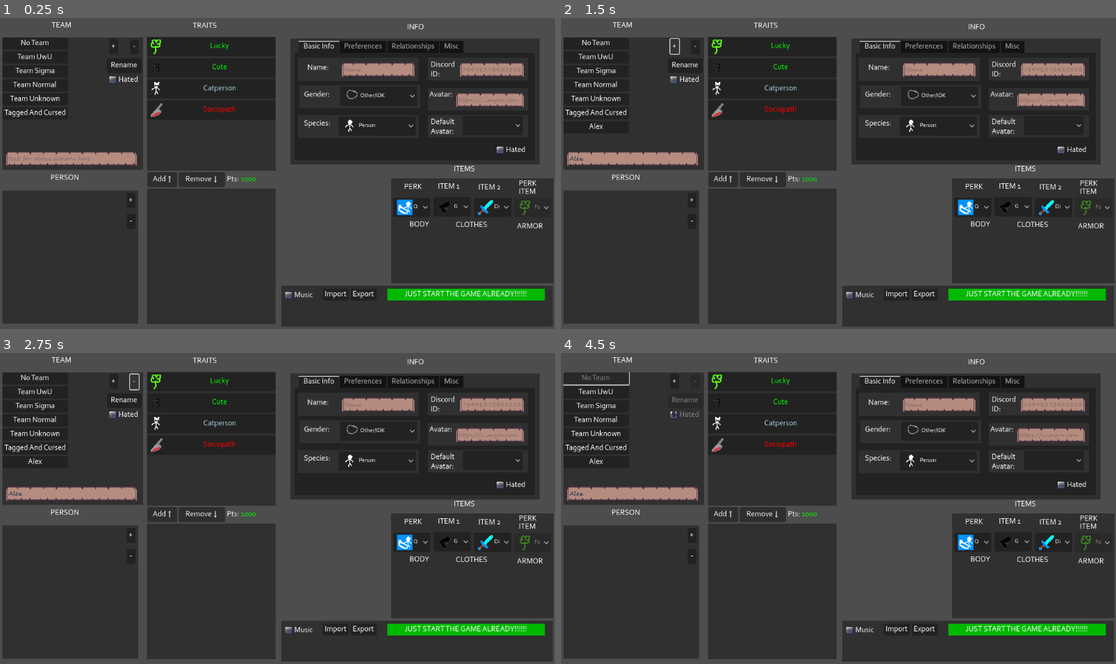
Above: before the commit, frames 1-4 (two rows, left to right).
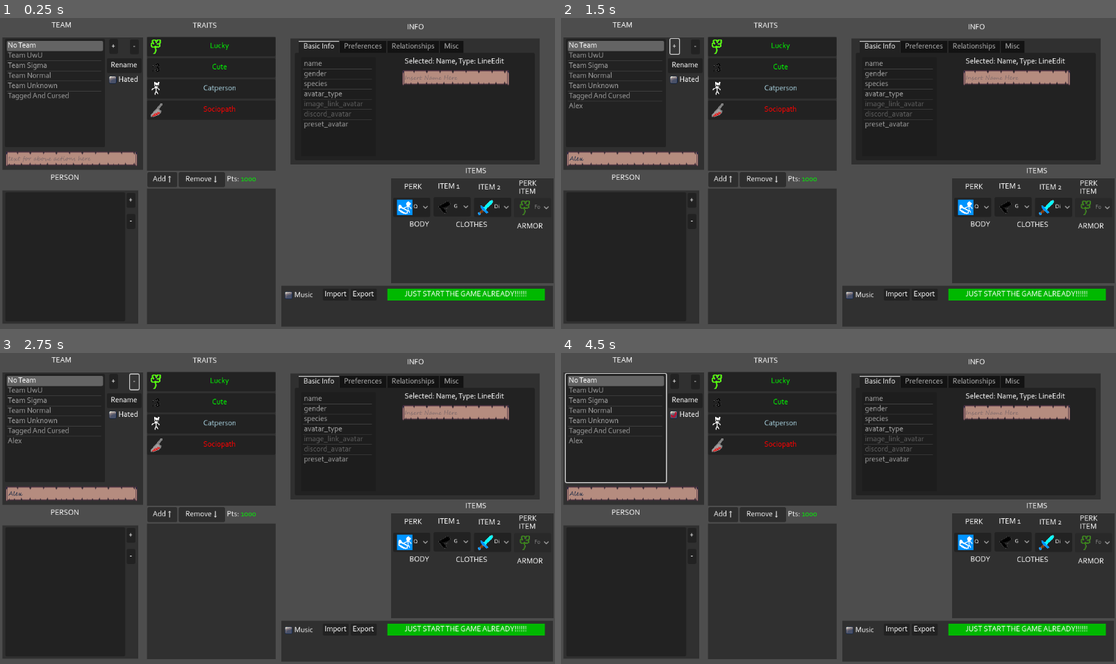
Above: after the commit, the same moments.

Repository: pivinx1/the-progressbar-games
Game: Godot game, scene res://main.tscn
The game is run twice, just before and just after one commit, with the same random seed, the same clock (stepped at 60 frames per second) and the same inputs.
Inputs (mouse positions are in pixels of both pictures, inside the frame that each line leads up to):
- Up to frame 1 (0.25 s): no input
- Up to frame 2 (1.5 s): click (633, 157) at 0.52 s; type "Alex" at 0.6 s; click "+" at 1.25 s
- Up to frame 3 (2.75 s): click "-" at 2 s
- Up to frame 4 (4.5 s): click "Rename" at 2.75 s; click "Hated" at 3.5 s; click (594, 377) at 4.25 s, where only the run before the commit has a clickable "No Team"

The runs differ from the first frame. In frame 1, 4.3% of the frame differs, in the area x 0-95%, y 6-50%; in frame 2, 4.3%; in frame 3, 4.3%; in frame 4, 4.7%.

Commit message:
change from btns to lists

Diff:
--- a/main.tscn
+++ b/main.tscn
@@ -1,33 +1,18 @@
-[gd_scene load_steps=39 format=3 uid="uid://cxayalg56lxxq"]
+[gd_scene load_steps=23 format=3 uid="uid://cxayalg56lxxq"]
 
 [ext_resource type="Theme" uid="uid://b48hn2nvb4mhj" path="res://other/theme.tres" id="1_2u7vi"]
 [ext_resource type="Script" path="res://things.gd" id="2_2cr7n"]
-[ext_resource type="Texture2D" uid="uid://31saiowboqgh" path="res://images/male.png" id="2_qeaqh"]
 [ext_resource type="Script" path="res://traits.gd" id="3_7333d"]
 [ext_resource type="Script" path="res://members.gd" id="3_dln3n"]
 [ext_resource type="Script" path="res://teams.gd" id="3_wo6sl"]
-[ext_resource type="Texture2D" uid="uid://bqbfuromqryhh" path="res://images/female.png" id="3_yf4do"]
-[ext_resource type="Texture2D" uid="uid://b5w0bttkryivs" path="res://images/idk.png" id="4_mg07t"]
-[ext_resource type="Texture2D" uid="uid://cpw0f35cx2kd6" path="res://images/avatars/gray.png" id="5_36jah"]
 [ext_resource type="Texture2D" uid="uid://c2gkvgoc4gp16" path="res://images/person.png" id="5_lwbbt"]
 [ext_resource type="Texture2D" uid="uid://bkjmqf5tm7bir" path="res://images/catperson.png" id="6_l56d8"]
-[ext_resource type="Texture2D" uid="uid://dim0wgducy7xo" path="res://images/avatars/navy.png" id="6_oedxc"]
 [ext_resource type="Texture2D" uid="uid://dnnu82chyhdiy" path="res://images/furry.png" id="7_7fwap"]
-[ext_resource type="Texture2D" uid="uid://s7ctfqm6cwq6" path="res://images/avatars/blue.png" id="7_bjr07"]
-[ext_resource type="Texture2D" uid="uid://48vfuhn0s2o6" path="res://images/avatars/cyan.png" id="8_mf7rg"]
 [ext_resource type="Texture2D" uid="uid://dgohcvosvnhwf" path="res://images/proto.png" id="8_mwu7c"]
-[ext_resource type="Texture2D" uid="uid://ck8742qs25tc8" path="res://images/avatars/green.png" id="9_7kniw"]
 [ext_resource type="Texture2D" uid="uid://xmxpsjdtfclu" path="res://images/metro_fuck_yeah.png" id="9_d8h0m"]
 [ext_resource type="Texture2D" uid="uid://dgoc61l8cjudm" path="res://images/ew_aero.png" id="10_47ptm"]
-[ext_resource type="Texture2D" uid="uid://byhya3eb81vt3" path="res://images/avatars/olive.png" id="10_btfx0"]
-[ext_resource type="Texture2D" uid="uid://btggeid0mu6xs" path="res://images/avatars/yellow.png" id="11_5pboc"]
 [ext_resource type="Texture2D" uid="uid://cti1n8v1jmei3" path="res://images/diamond_sword.png" id="11_44wdu"]
-[ext_resource type="Texture2D" uid="uid://l4elelcaox3q" path="res://images/avatars/orange.png" id="12_2c3jd"]
 [ext_resource type="Texture2D" uid="uid://ckhnaq3ycg7mx" path="res://images/gun.png" id="12_wce2d"]
-[ext_resource type="Texture2D" uid="uid://d3gf48qs5nlbj" path="res://images/avatars/red.png" id="13_kxh7q"]
-[ext_resource type="Texture2D" uid="uid://iioy2x3lyalj" path="res://images/avatars/pink.png" id="14_1m6qf"]
-[ext_resource type="Texture2D" uid="uid://dvg6s5xmpfick" path="res://images/avatars/purple.png" id="15_p8h8b"]
-[ext_resource type="Texture2D" uid="uid://djg40lxfwumle" path="res://images/avatars/defPic.jpg" id="16_pbcry"]
 [ext_resource type="Script" path="res://audio.gd" id="21_gfmm7"]
 [ext_resource type="Texture2D" uid="uid://dyb04iiv8j8by" path="res://images/perks/quickrevive.png" id="27_rnp5g"]
 [ext_resource type="Texture2D" uid="uid://cc0shm4fxc1js" path="res://images/perks/juggernog.png" id="28_f654x"]
@@ -36,19 +21,6 @@
 [ext_resource type="Texture2D" uid="uid://ddehj88d5otlh" path="res://images/lucky.png" id="31_bknid"]
 [ext_resource type="AudioStream" uid="uid://qa8t7bc2dryg" path="res://music/themeremix.mp3" id="33_ha7ra"]
 
-[sub_resource type="GDScript" id="GDScript_4jmkf"]
-script/source = "extends OptionButton
-
-
-# Called when the node enters the scene tree for the first time.
-func _ready():
-	pass # Replace with function body.
-
-
-# Called every frame. 'delta' is the elapsed time since the previous frame.
-	pass
-"
-
 [sub_resource type="StyleBoxFlat" id="StyleBoxFlat_pibdy"]
 bg_color = Color(0, 0.721569, 0, 1)
 
@@ -79,7 +51,7 @@
 team_text_box = NodePath("Text")
 remove_button = NodePath("Remove")
 rename_button = NodePath("Rename")
-team_box = NodePath("ScrollContainer/VBoxContainer")
+team_box = NodePath("ItemList")
 team_hated_box = NodePath("Hated")
 
 [node name="Add" type="Button" parent="Teams"]
@@ -122,17 +94,14 @@
 offset_bottom = 268.0
 placeholder_text = "text for above actions here"
 
-[node name="ScrollContainer" type="ScrollContainer" parent="Teams"]
-layout_mode = 0
-offset_right = 215.0
-offset_bottom = 235.0
-horizontal_scroll_mode = 0
-
-[node name="VBoxContainer" type="VBoxContainer" parent="Teams/ScrollContainer"]
-layout_mode = 2
-metadata/_edit_lock_ = true
-
-[node name="Person" type="Panel" parent="." node_paths=PackedStringArray("member_box")]
+[node name="ItemList" type="ItemList" parent="Teams"]
+layout_mode = 0
+offset_left = 5.0
+offset_top = 3.0
+offset_right = 213.0
+offset_bottom = 228.0
+
+[node name="Person" type="Panel" parent="." node_paths=PackedStringArray("member_box", "team_panel")]
 layout_mode = 1
 anchors_preset = 9
 anchor_bottom = 1.0
@@ -142,7 +111,8 @@
 offset_bottom = -11.0
 grow_vertical = 2
 script = ExtResource("3_dln3n")
-member_box = NodePath("ScrollContainer/VBoxContainer")
+member_box = NodePath("ItemList")
+team_panel = NodePath("../Teams")
 
 [node name="Add" type="Button" parent="Person"]
 layout_mode = 0
@@ -160,21 +130,12 @@
 offset_bottom = 80.0
 text = "-"
 
-[node name="ScrollContainer" type="ScrollContainer" parent="Person"]
-layout_mode = 1
-anchors_preset = 15
-anchor_right = 1.0
-anchor_bottom = 1.0
-offset_left = 5.0
-offset_right = -30.0
-grow_horizontal = 2
-grow_vertical = 2
-metadata/_edit_lock_ = true
-
-[node name="VBoxContainer" type="VBoxContainer" parent="Person/ScrollContainer"]
-clip_contents = true
-layout_mode = 2
-alignment = 1
+[node name="ItemList" type="ItemList" parent="Person"]
+layout_mode = 0
+offset_left = 6.0
+offset_top = 4.0
+offset_right = 255.0
+offset_bottom = 272.0
 
 [node name="SelectedTraits" type="Panel" parent="." node_paths=PackedStringArray("selected_trait_box", "unselected_trait_box")]
 layout_mode = 1
@@ -243,216 +204,38 @@
 [node name="Basic Info" type="Control" parent="InfoPanel/TabContainer"]
 layout_mode = 2
 
-[node name="NamePanel" type="Panel" parent="InfoPanel/TabContainer/Basic Info"]
-layout_mode = 0
-offset_left = 6.0
+[node name="List" type="ItemList" parent="InfoPanel/TabContainer/Basic Info"]
+layout_mode = 0
+offset_left = 13.0
+offset_top = 9.0
+offset_right = 168.0
+offset_bottom = 215.0
+item_count = 7
+item_0/text = "name"
+item_1/text = "gender"
+item_2/text = "species"
+item_3/text = "avatar_type"
+item_4/text = "image_link_avatar"
+item_4/disabled = true
+item_5/text = "discord_avatar"
+item_5/disabled = true
+item_6/text = "preset_avatar"
+
+[node name="Label" type="Label" parent="InfoPanel/TabContainer/Basic Info"]
+layout_mode = 0
+offset_left = 228.0
 offset_top = 10.0
-offset_right = 257.0
-offset_bottom = 59.0
-
-[node name="LineEdit" type="LineEdit" parent="InfoPanel/TabContainer/Basic Info/NamePanel"]
-layout_mode = 0
-offset_left = 91.0
-offset_top = 10.0
-offset_right = 243.0
-offset_bottom = 41.0
-placeholder_text = "Name"
-
-[node name="Label" type="Label" parent="InfoPanel/TabContainer/Basic Info/NamePanel"]
-layout_mode = 0
-offset_left = 20.0
-offset_top = 13.0
-offset_right = 82.0
-offset_bottom = 40.0
-text = "Name:"
-
-[node name="DiscordAvatar" type="Panel" parent="InfoPanel/TabContainer/Basic Info"]
-layout_mode = 0
-offset_left = 276.0
-offset_top = 10.0
-offset_right = 484.0
-offset_bottom = 57.0
-
-[node name="LineEdit" type="LineEdit" parent="InfoPanel/TabContainer/Basic Info/DiscordAvatar"]
-layout_mode = 0
-offset_left = 66.0
-offset_top = 10.0
-offset_right = 200.0
-offset_bottom = 41.0
-placeholder_text = "744913734358532296"
-
-[node name="Label" type="Label" parent="InfoPanel/TabContainer/Basic Info/DiscordAvatar"]
-layout_mode = 0
-offset_left = 6.0
-offset_top = 7.0
-offset_right = 68.0
-offset_bottom = 44.0
-text = "Discord
-ID:"
-
-[node name="Avatar" type="Panel" parent="InfoPanel/TabContainer/Basic Info"]
-layout_mode = 0
-offset_left = 276.0
-offset_top = 73.0
-offset_right = 484.0
-offset_bottom = 120.0
-
-[node name="LineEdit" type="LineEdit" parent="InfoPanel/TabContainer/Basic Info/Avatar"]
-layout_mode = 0
-offset_left = 58.0
-offset_top = 10.0
-offset_right = 200.0
-offset_bottom = 41.0
-placeholder_text = "https://i.imgur.com/cmiyeP5.png"
-
-[node name="Label" type="Label" parent="InfoPanel/TabContainer/Basic Info/Avatar"]
-layout_mode = 0
-offset_left = 3.0
-offset_top = 6.0
-offset_right = 55.0
-offset_bottom = 43.0
-text = "Avatar:"
-
-[node name="DefaultAvatar" type="Panel" parent="InfoPanel/TabContainer/Basic Info"]
-layout_mode = 0
-offset_left = 276.0
-offset_top = 129.0
-offset_right = 484.0
-offset_bottom = 176.0
-
-[node name="Label" type="Label" parent="InfoPanel/TabContainer/Basic Info/DefaultAvatar"]
-layout_mode = 0
-offset_left = 6.0
-offset_top = 7.0
-offset_right = 64.0
-offset_bottom = 44.0
-text = "Default
-Avatar:"
-
-[node name="OptionButton" type="OptionButton" parent="InfoPanel/TabContainer/Basic Info/DefaultAvatar"]
-layout_mode = 0
-offset_left = 73.0
-offset_top = 2.0
-offset_right = 197.0
-offset_bottom = 42.0
-clip_text = true
-item_count = 12
-fit_to_longest_item = false
-popup/item_0/text = "Grey"
-popup/item_0/icon = ExtResource("5_36jah")
-popup/item_0/id = 0
-popup/item_1/text = "Navy"
-popup/item_1/icon = ExtResource("6_oedxc")
-popup/item_1/id = 1
-popup/item_2/text = "Blue"
-popup/item_2/icon = ExtResource("7_bjr07")
-popup/item_2/id = 2
-popup/item_3/text = "Cyan"
-popup/item_3/icon = ExtResource("8_mf7rg")
-popup/item_3/id = 3
-popup/item_4/text = "Green"
-popup/item_4/icon = ExtResource("9_7kniw")
-popup/item_4/id = 4
-popup/item_5/text = "Olive"
-popup/item_5/icon = ExtResource("10_btfx0")
-popup/item_5/id = 5
-popup/item_6/text = "Yellow"
-popup/item_6/icon = ExtResource("11_5pboc")
-popup/item_6/id = 6
-popup/item_7/text = "Orange"
-popup/item_7/icon = ExtResource("12_2c3jd")
-popup/item_7/id = 7
-popup/item_8/text = "Red"
-popup/item_8/icon = ExtResource("13_kxh7q")
-popup/item_8/id = 8
-popup/item_9/text = "Pink"
-popup/item_9/icon = ExtResource("14_1m6qf")
-popup/item_9/id = 9
-popup/item_10/text = "Purple"
-popup/item_10/icon = ExtResource("15_p8h8b")
-popup/item_10/id = 10
-popup/item_11/text = "MGames"
-popup/item_11/icon = ExtResource("16_pbcry")
-popup/item_11/id = 11
-
-[node name="GenderPanel" type="Panel" parent="InfoPanel/TabContainer/Basic Info"]
-layout_mode = 0
-offset_left = 9.0
-offset_top = 67.0
-offset_right = 260.0
-offset_bottom = 115.0
-
-[node name="Label" type="Label" parent="InfoPanel/TabContainer/Basic Info/GenderPanel"]
-layout_mode = 0
-offset_left = 10.0
-offset_top = 12.0
-offset_right = 72.0
-offset_bottom = 39.0
-text = "Gender:"
-
-[node name="OptionButton" type="OptionButton" parent="InfoPanel/TabContainer/Basic Info/GenderPanel"]
-layout_mode = 0
-offset_left = 85.0
-offset_top = 3.0
-offset_right = 245.0
-offset_bottom = 43.0
-item_count = 3
-selected = 2
-popup/item_0/text = "Male"
-popup/item_0/icon = ExtResource("2_qeaqh")
-popup/item_0/id = 0
-popup/item_1/text = "Female"
-popup/item_1/icon = ExtResource("3_yf4do")
-popup/item_1/id = 1
-popup/item_2/text = "Other/IDK"
-popup/item_2/icon = ExtResource("4_mg07t")
-popup/item_2/id = 2
-script = SubResource("GDScript_4jmkf")
-
-[node name="SpeciesPanel" type="Panel" parent="InfoPanel/TabContainer/Basic Info"]
-layout_mode = 0
-offset_left = 6.0
-offset_top = 129.0
-offset_right = 257.0
-offset_bottom = 177.0
-
-[node name="Label" type="Label" parent="InfoPanel/TabContainer/Basic Info/SpeciesPanel"]
-layout_mode = 0
-offset_left = 13.0
-offset_top = 10.0
-offset_right = 75.0
-offset_bottom = 37.0
-text = "Species:"
-
-[node name="OptionButton" type="OptionButton" parent="InfoPanel/TabContainer/Basic Info/SpeciesPanel"]
-layout_mode = 0
-offset_left = 85.0
-offset_top = 3.0
-offset_right = 245.0
-offset_bottom = 43.0
-item_count = 4
-selected = 0
-popup/item_0/text = "Person"
-popup/item_0/icon = ExtResource("5_lwbbt")
-popup/item_0/id = 0
-popup/item_1/text = "Catperson"
-popup/item_1/icon = ExtResource("6_l56d8")
-popup/item_1/id = 1
-popup/item_2/text = "Furry"
-popup/item_2/icon = ExtResource("7_7fwap")
-popup/item_2/id = 2
-popup/item_3/text = "Protogen"
-popup/item_3/icon = ExtResource("8_mwu7c")
-popup/item_3/id = 3
-script = SubResource("GDScript_4jmkf")
-
-[node name="CheckBox" type="CheckBox" parent="InfoPanel/TabContainer/Basic Info"]
-layout_mode = 0
-offset_left = 418.0
-offset_top = 187.0
-offset_right = 493.0
-offset_bottom = 218.0
-text = "Hated"
+offset_right = 434.0
+offset_bottom = 27.0
+text = "Selected: Name, Type: LineEdit"
+
+[node name="LineEdit" type="LineEdit" parent="InfoPanel/TabContainer/Basic Info"]
+layout_mode = 0
+offset_left = 223.0
+offset_top = 36.0
+offset_right = 445.0
+offset_bottom = 68.0
+placeholder_text = "Insert Name Here"
 
 [node name="Preferences" type="Control" parent="InfoPanel/TabContainer"]
 visible = false
@@ -729,10 +512,10 @@
 
 [node name="ItemsText" type="RichTextLabel" parent="Decorations"]
 layout_mode = 0
-offset_left = 883.0
-offset_top = 308.0
-offset_right = 1045.0
-offset_bottom = 334.0
+offset_left = 907.0
+offset_top = 312.0
+offset_right = 1069.0
+offset_bottom = 332.0
 bbcode_enabled = true
 text = "[center][b]ITEMS[/b][/center]"
 
@@ -800,11 +583,12 @@
 theme_override_styles/hover = SubResource("StyleBoxFlat_kdeen")
 text = "JUST START THE GAME ALREADY!!!!!!"
 
-[connection signal="team_button_pressed" from="Teams" to="Person" method="_on_teams_team_button_pressed"]
+[connection signal="team_button_pressed" from="Teams" to="Person" method="_on_team_button_pressed"]
 [connection signal="pressed" from="Teams/Add" to="Teams" method="_on_team_add_pressed"]
 [connection signal="pressed" from="Teams/Remove" to="Teams" method="_on_team_remove_pressed"]
 [connection signal="pressed" from="Teams/Rename" to="Teams" method="_on_team_rename_pressed"]
 [connection signal="pressed" from="Teams/Hated" to="Teams" method="_on_team_hated_pressed"]
+[connection signal="item_selected" from="Teams/ItemList" to="Teams" method="_on_item_list_item_selected"]
 [connection signal="pressed" from="Person/Add" to="Person" method="_on_add_pressed"]
 [connection signal="pressed" from="Person/Remove" to="Person" method="_on_remove_pressed"]
 [connection signal="pressed" from="Panel/Music" to="AudioStreamPlayer" method="_on_music_pressed"]
--- a/members.gd
+++ b/members.gd
@@ -1,8 +1,15 @@
 extends Node
 
-@export var member_box: VBoxContainer
+# markverb1 says: this code is laughably bad. it does exactly the same thing as teams.gd yet
+# i didn't put it in things.gd. dunno why i split teams and members. technically
+# teams.gd and members.gd started off as main.gd, extending res://Control.
+
+# these comments are a waste of my time
+
+@export var member_box: ItemList
+@export var team_panel: Panel
 var members = data.members
-var selected_member: String
+var selected_member = data.selected_member
 
 func _on_member_btn_pressed(button):
 	selected_member = button.text
@@ -11,23 +18,27 @@
 		members[selected_member]["button"].disabled = true
 	#print(selected_member)
 
-func add_member(member:String="???",select:bool=false,add_button:bool=true):
+func add_member(member: String="???", select: bool=false, add_button: bool=true):
 	if !data.has_letters(member):
 		return
-	if !members.has(member):
-		members[member] = data.things["member"].duplicate()
-		if add_button:
-			members[member]["button"] = Button.new()
-			members[member]["button"].text = member
-			members[member]["button"].pressed.connect(self._on_member_btn_pressed.bind(members[member]["button"]))
-			member_box.add_child(members[member]["button"])
+	member = data.resolve_name_conflict(member,members)
+	members[member] = data.things["member"].duplicate()
+	members[member]["team"] = data.selected_team
+	if add_button:
+		member_box.add_item(member)
 		if select:
-			_on_member_btn_pressed(members[member]["button"])
+			for i in member_box.get_item_count():
+				if member_box.get_item_text(i) == member:
+					member_box.select(i)
+	# I LITERALLY JUST FIND AND REPLACED TEAM WITH MEMBER LMFAOOOO
+		#print(teams)
 
 func remove_member(member: String="???", remove_button: bool=true):
 	if members.has(member):
 		if remove_button:
-			members[member]["button"].queue_free()
+			for i in member_box.get_item_count():
+				if member_box.get_item_text(i) == member:
+					member_box.remove_item(i)
 		members.erase(member)
 # Called when the node enters the scene tree for the first time.
 func _ready():
@@ -48,10 +59,9 @@
 func _on_remove_pressed():
 	remove_member(selected_member)
 
-func _on_teams_team_button_pressed(team):
+func _on_team_button_pressed(_team):
+	print("clearing member bochs")
+	member_box.clear()
 	for member_name in members:
-		var member = members[member_name]
-		if member["team"] != team:
-			member["button"].hide()
-		else:
-			member["button"].show()
+		if members[member_name]["team"] == data.selected_team:
+			member_box.add_item(member_name)
--- a/teams.gd
+++ b/teams.gd
@@ -1,18 +1,17 @@
 extends Panel
 var teams = data.teams
-var selected_team: String
 @export var team_text_box: LineEdit
 @export var remove_button: Button
 @export var rename_button: Button
-@export var team_box: VBoxContainer
+@export var team_box: ItemList
 @export var team_hated_box: CheckBox
 signal team_button_pressed(team: String)
 
-
-func _on_team_btn_pressed(button):
-	selected_team = button.text
-	team_button_pressed.emit(button.text)
-	if selected_team == "No Team":
+func _on_item_list_item_selected(index):
+	data.selected_team = team_box.get_item_text(team_box.get_selected_items()[0])
+	team_button_pressed.emit(team_box.get_item_text(index))
+	team_hated_box.button_pressed = teams[team_box.get_item_text(index)]["hated"]
+	if data.selected_team == "No Team":
 		remove_button.disabled = true
 		rename_button.disabled = true
 		team_hated_box.disabled = true
@@ -20,24 +19,31 @@
 		remove_button.disabled = false
 		rename_button.disabled = false
 		team_hated_box.disabled = false
-	for btn in team_box.get_children():
-		btn.disabled = false
-		teams[selected_team]["button"].disabled = true
-		team_hated_box.button_pressed = teams[selected_team]["hated"]
-	#print(selected_team)
+
+#func _on_team_btn_pressed(button):
+	#data.selected_team = button.text
+	#team_button_pressed.emit(button.text)
+	#if data.selected_team == "No Team":
+		#remove_button.disabled = true
+		#rename_button.disabled = true
+		#team_hated_box.disabled = true
+	#else:
+		#remove_button.disabled = false
+		#rename_button.disabled = false
+		#team_hated_box.disabled = false
+	#print(data.selected_team)
 
 func add_team(team: String="???", select: bool=false, add_button: bool=true):
 	if !data.has_letters(team):
 		return
 	team = data.resolve_name_conflict(team,teams)
+	teams[team] = data.things["team"].duplicate()
 	if add_button:
-		teams[team] = data.things["team"].duplicate()
-		teams[team]["button"] = Button.new()
-		teams[team]["button"].text = team
-		teams[team]["button"].pressed.connect(self._on_team_btn_pressed.bind(teams[team]["button"]))
-		team_box.add_child(teams[team]["button"])
+		team_box.add_item(team)
 		if select:
-			_on_team_btn_pressed(teams[team]["button"])
+			for i in team_box.get_item_count():
+				if team_box.get_item_text(i) == team:
+					team_box.select(i)
 		#print(teams)
 
 func rename_team(team: String="???", to: String="Name"):
@@ -47,26 +53,30 @@
 		add_team(to, true, false)
 		teams[to] = teams[team].duplicate(true)
 		remove_team(team, false)
-		teams[to]["button"].text = to
+		for i in team_box.get_item_count():
+			if team_box.get_item_text(i) == team:
+				team_box.set_item_text(i,to)
 
 func remove_team(team: String="???", remove_button: bool=true):
 	if teams.has(team):
 		if remove_button:
-			teams[team]["button"].queue_free()
+			for i in team_box.get_item_count():
+				if team_box.get_item_text(i) == team:
+					team_box.remove_item(i)
 		teams.erase(team)
 
 func _on_team_add_pressed():
 	add_team(team_text_box.text)
 func _on_team_remove_pressed():
-	remove_team(selected_team)
+	remove_team(data.selected_team)
 func _on_team_hated_pressed():
-	if teams.has(selected_team):
-		teams[selected_team]["hated"] = !teams[selected_team]["hated"]
+	if teams.has(data.selected_team):
+		teams[data.selected_team]["hated"] = !teams[data.selected_team]["hated"]
 func _on_team_rename_pressed():
-	rename_team(selected_team, team_text_box.text)
+	rename_team(data.selected_team, team_text_box.text)
 
 func _ready():
-	add_team("No Team")
+	add_team("No Team",true)
 	add_team("Team UwU")
 	add_team("Team Sigma")
 	add_team("Team Normal")
--- a/things.gd
+++ b/things.gd
@@ -77,6 +77,8 @@
 		return false
 	return regex.search(str(your_string))
 
+# Config File
+
 var config = ConfigFile.new()
 var path = "./saves/config.cfg"
 func _ready():
@@ -85,7 +87,7 @@
 		for section in things["config_file"].keys():
 			for key in things["config_file"][section]:
 				config.set_value(section,key,things["config_file"][section][key])
-	config.save(path)
+		config.save(path)
 
 # Item Definitons
 
@@ -184,6 +186,9 @@
 	},
 };
 
+# markverb1 says: probably not a very good idea to store every single global
+# variable in one file, but whatever
+
 # Variables
 
 var teams = {
@@ -193,3 +198,6 @@
 var members = {
 
 }
+
+var selected_team: String
+var selected_member: String
--- a/traits.gd
+++ b/traits.gd
@@ -1,7 +1,7 @@
 extends Panel
-
 @export var selected_trait_box: VBoxContainer
 @export var unselected_trait_box: VBoxContainer
+
 
 func get_trait_font_color(type: data.TraitType):
 	match type:
